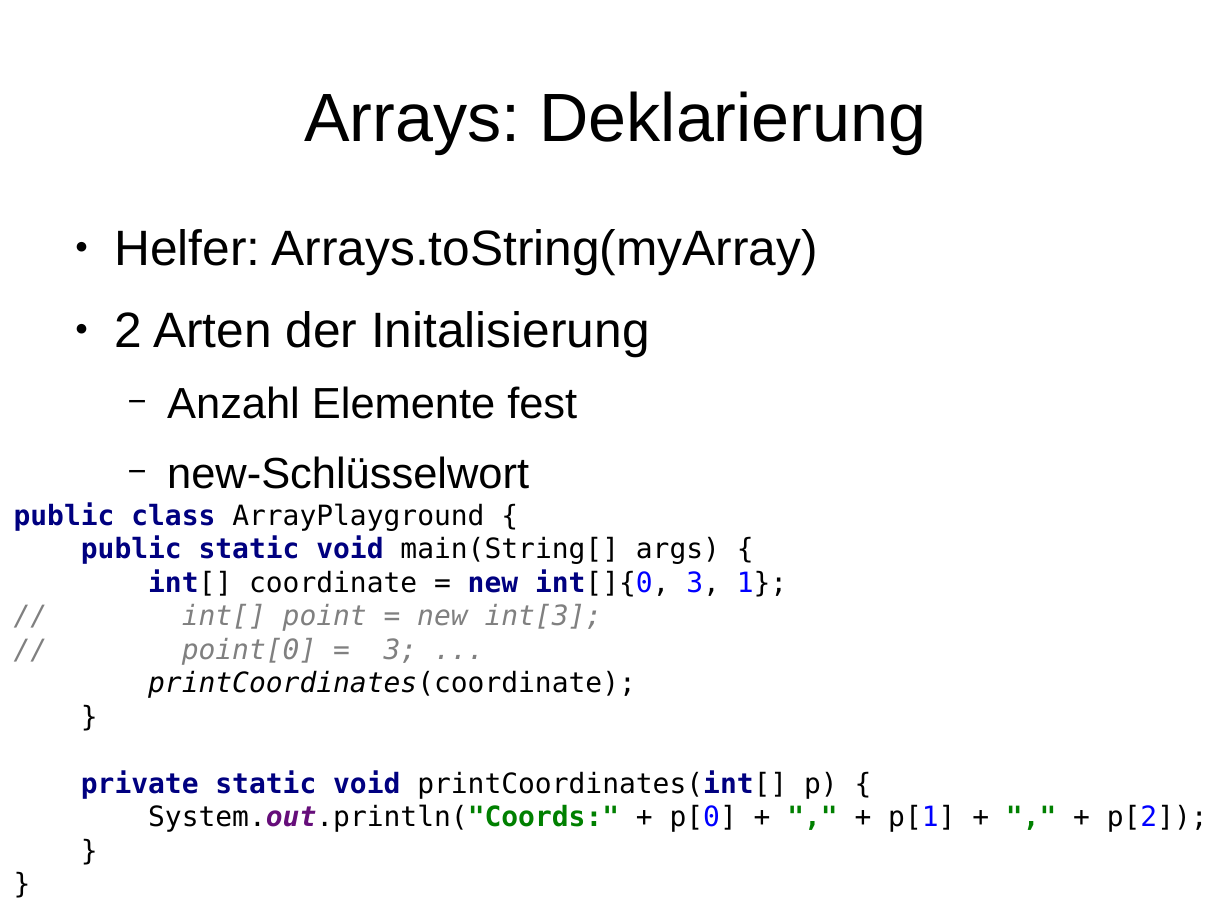
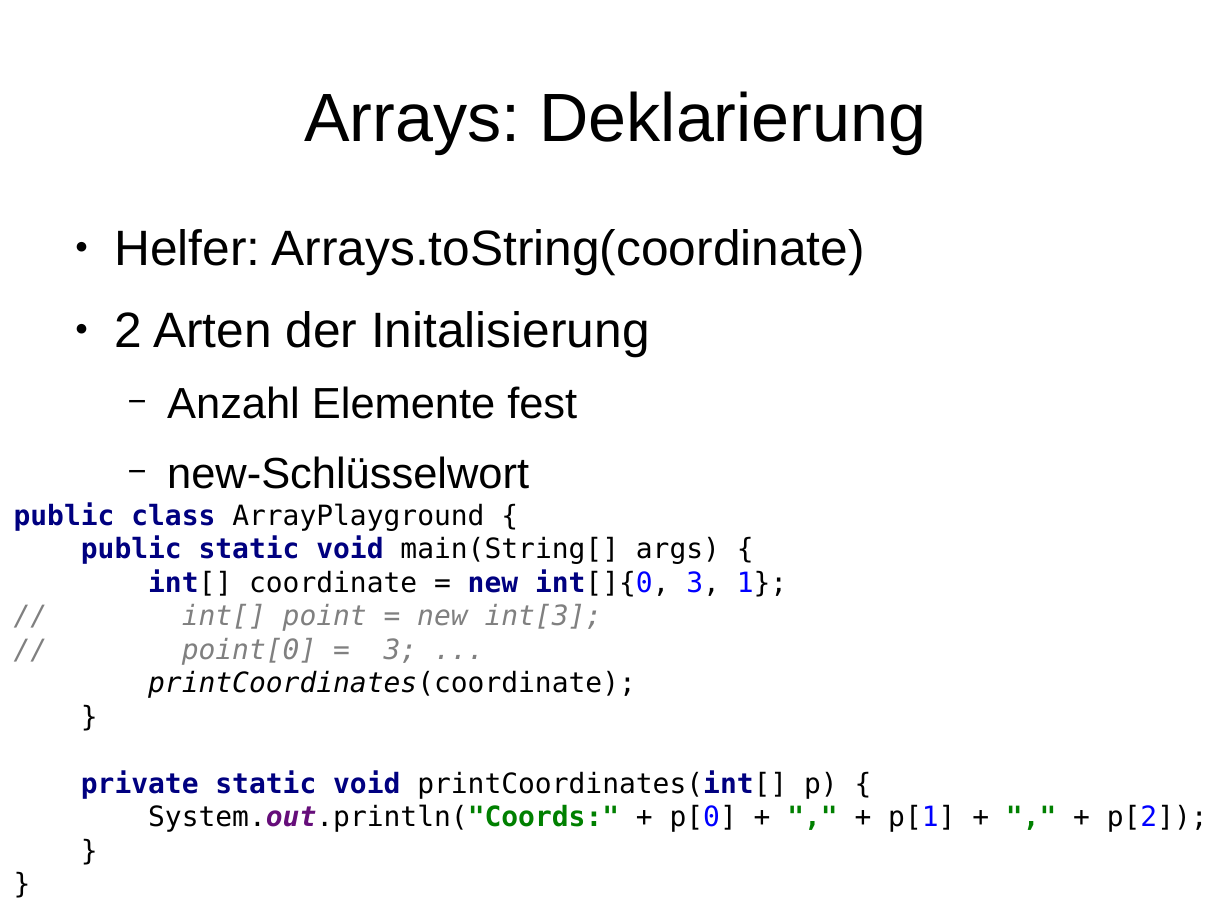
Before and after one commit to mn-io/hello-java, a slide deck: slide 65 of Folien.odp. Drawn at 1232x924 pixels with LibreOffice and Linux fonts; fonts in the diff are those of the drawing. Boxes give left, top, right and bottom in pixels: in the first picture for what was removed or moved away, otherwise in the second. Text is boxed around its words. In the diff, an @@ line names an element or a change of style, - is before the commit and + after.

```diff
--- a/Folien.odp
+++ b/Folien.odp
@@ text at (x1=114, y1=229, x2=865, y2=275): text changed @@
-● Helfer: Arrays.toString(myArray)
+● Helfer: Arrays.toString(coordinate)
```
Also in this commit, not shown: 8 other slides changed, 2 other files.
